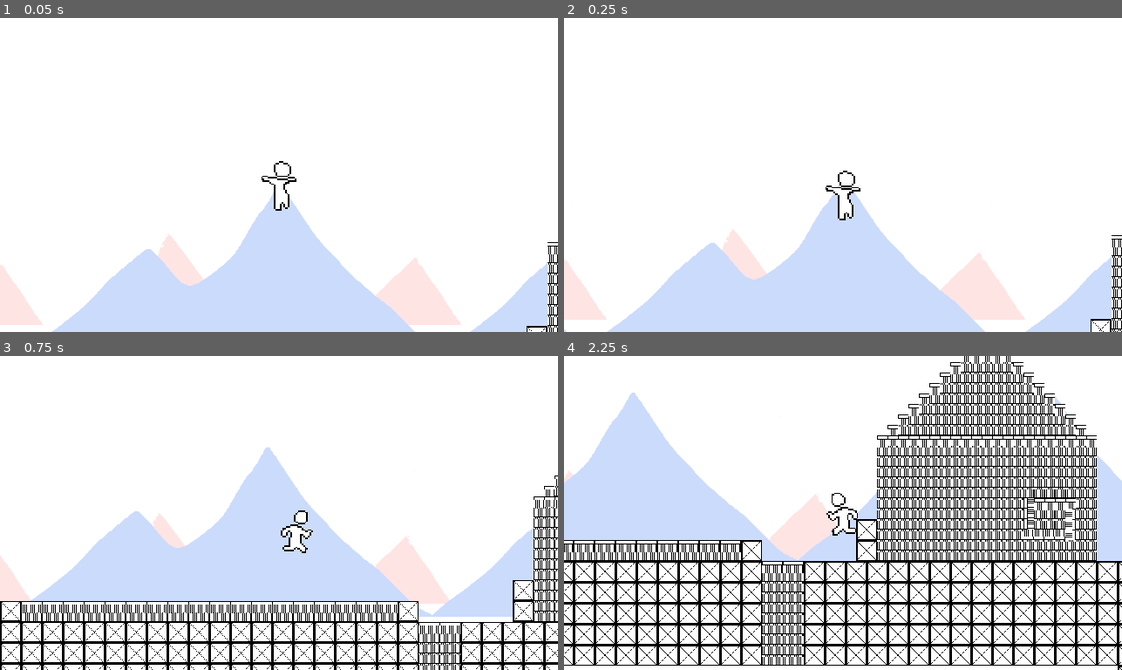
Above: before the commit, frames 1-4 (two rows, left to right).
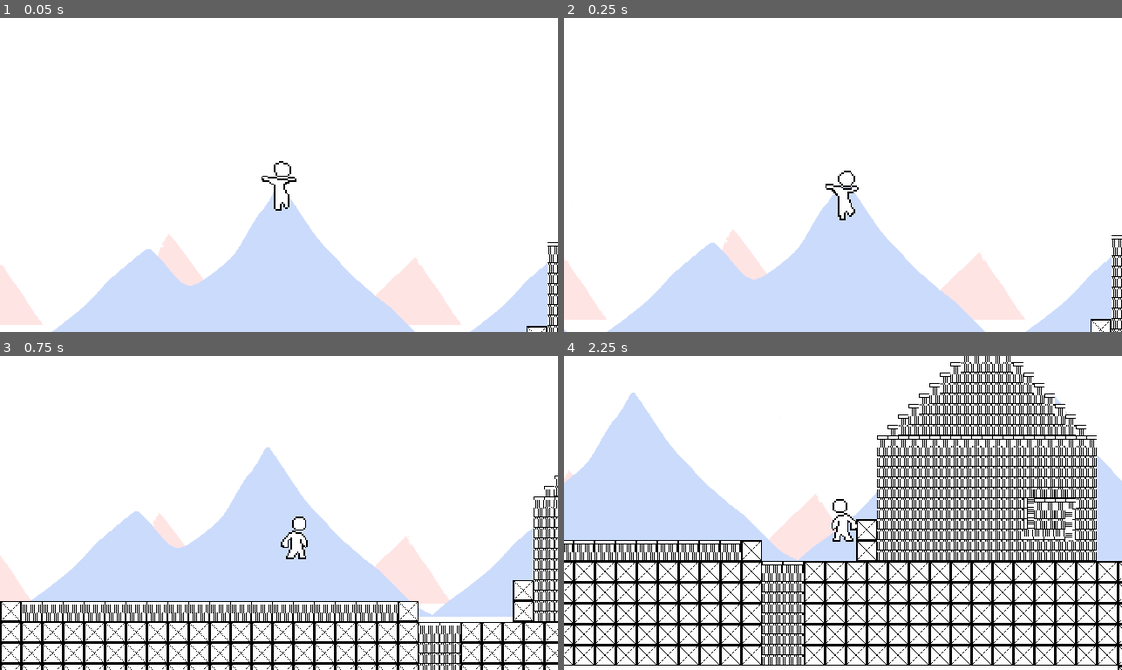
Above: after the commit, the same moments.

Repository: amos-py/MRAHC
Game: Godot game, scene res://scenes/world.tscn
The game is run twice, just before and just after one commit, with the same random seed, the same clock (stepped at 60 frames per second) and the same inputs. Video files are missing from this copy of the repository; at most half a second of black plays in their place.
Inputs:
- Up to frame 1 (0.05 s): no input
- Up to frame 2 (0.25 s): no input
- Up to frame 3 (0.75 s): hold D (Right) from 0.53 s (still down); tap Space (Jump) at 0.6 s
- Up to frame 4 (2.25 s): tap Space (Jump) at 0.77, 1.07, 1.52, 1.55, 1.82, 2.1 s; tap Shift (Run) at 1.35 s; release D (Right) at 2.03 s; hold A (Left) from 2.03 s (still down)

Frame 1 is identical in both runs. In frame 2, 0.1% of the frame differs, in the area x 46-54%, y 48-64%; in frame 3, 0.4%, in the area x 50-57%, y 49-65%; in frame 4, 0.3%.

Commit message:
small bug squashed
fixed jump animation not playing correctly

Diff:
--- a/scripts/Player.gd
+++ b/scripts/Player.gd
@@ -48,7 +48,6 @@
 
 	if jumps == max_jumps:                                                      #only runs if player is not on a wall, checks if the jump is the first jump, this is for using different animations for double and normal jumps
 		velocity.y = -jumpForce
-		$Smoothing2D/AnimatedSprite2D.play("Jump")
 	elif jumps > 0:                                                                         #runs when the player has double jumped
 		velocity.y = -jumpForce * double_jump_amp
 		#$Smoothing2D/AnimatedSprite2D.play("DoubleJump")                         #update animation here
@@ -63,9 +62,12 @@
 var sliding_timer = 0
 
 func _physics_process(delta):
+	var pos_delta = get_position_delta()
 	time += delta
 
-	moving = false
+	if velocity.y != 0: moving = true
+	else: moving = false
+
 	running = false
 	var allow_rotation = false
 
@@ -91,11 +93,14 @@
 	else:
 		velocity.x = clamp(velocity.x,-walk_speed,walk_speed)
 
-	if velocity.x != 0:                                                          #if the player is not on the floor, add air_friction
-		$Smoothing2D/AnimatedSprite2D.play("Walk")
 
 	if is_on_floor():                                              #interactions for if the player is on the floor
 		wall_jumps = 0
+
+	if pos_delta.y < 0:
+		$Smoothing2D/AnimatedSprite2D.play("Jump")
+	elif velocity.x != 0:                                                          #if the player is not on the floor, add air_friction
+		$Smoothing2D/AnimatedSprite2D.play("Walk")
 
 	if not moving:                                             #if the player is not moving, reduce velocity using friction
 		$Smoothing2D/AnimatedSprite2D.play("Idle")
@@ -116,7 +121,6 @@
 
 	# Gravity
 	if not is_on_floor():
-		var pos_delta = get_position_delta()
 		if is_on_wall():                                       #handles interactions if the player is on a wall, used for wall jumping, here it simply makes the player fall down slower if touching a wall
 			#$Smoothing2D/AnimatedSprite2D.play("WallSliding") #update animation here
 			velocity.y = wall_slide_speed
Not shown, added: dupes/pla1DDA.tmp
Not shown, added: dupes/pla419C.tmp
Not shown, added: dupes/pla4586.tmp
Not shown, added: dupes/pla5439.tmp
Not shown, added: dupes/pla569C.tmp
